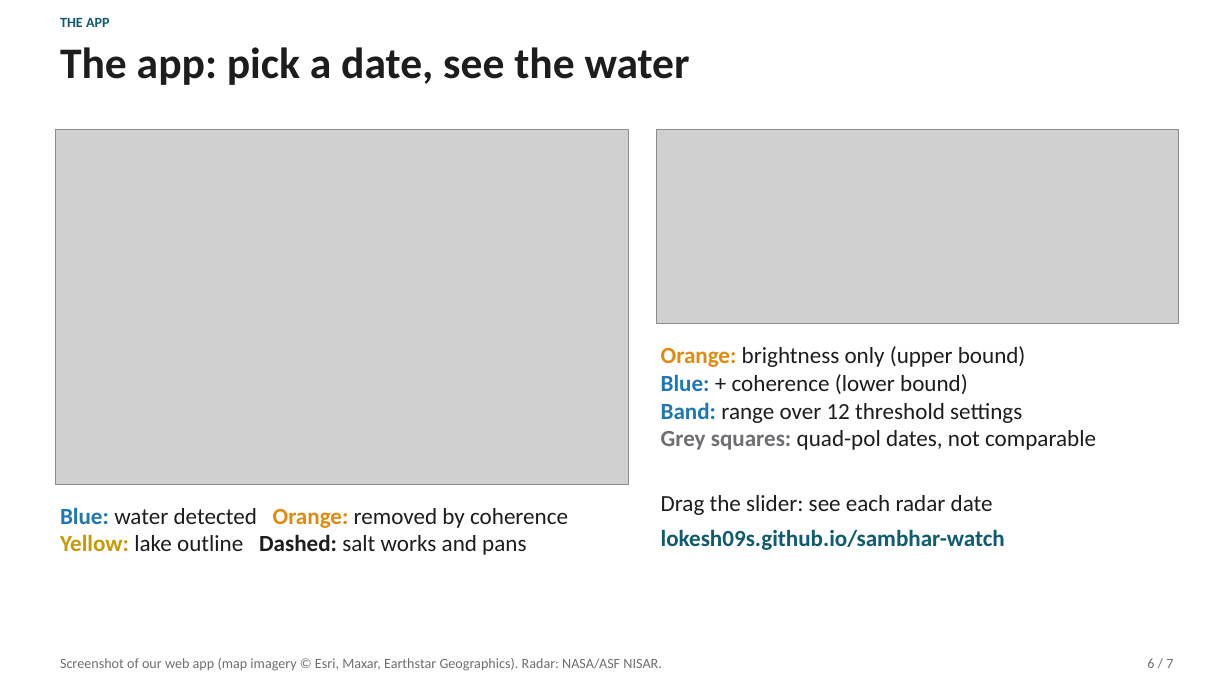
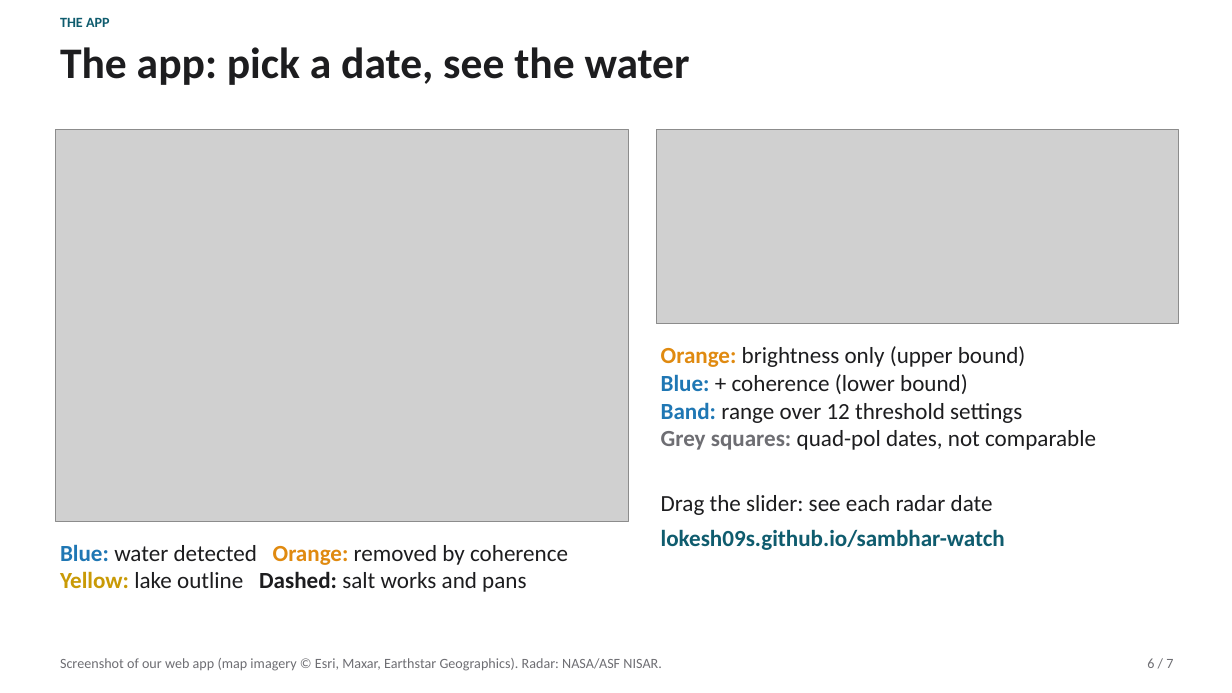
Before and after one commit to lokesh09s/sambhar-watch, a slide deck: slide 6 of docs/slides/Sambhar_Watch.pptx. Drawn at 1232x693 pixels with LibreOffice and Linux fonts; fonts in the diff are those of the drawing; grey boxes stand for pictures. Boxes give left, top, right and bottom in pixels: in the first picture for what was removed or moved away, otherwise in the second. Text is boxed around its words. In the diff, an @@ line names an element or a change of style, - is before the commit and + after.

```diff
--- a/docs/slides/Sambhar_Watch.pptx
+++ b/docs/slides/Sambhar_Watch.pptx
@@ picture resized from (x1=55, y1=129, x2=628, y2=484) to (x1=55, y1=129, x2=628, y2=521) @@
@@ text "Blue: water detected Orange: removed ..." moved from (x1=60, y1=507, x2=568, y2=555) to (x1=60, y1=544, x2=568, y2=592) @@
```
Also in this commit, not shown: 8 other files.
